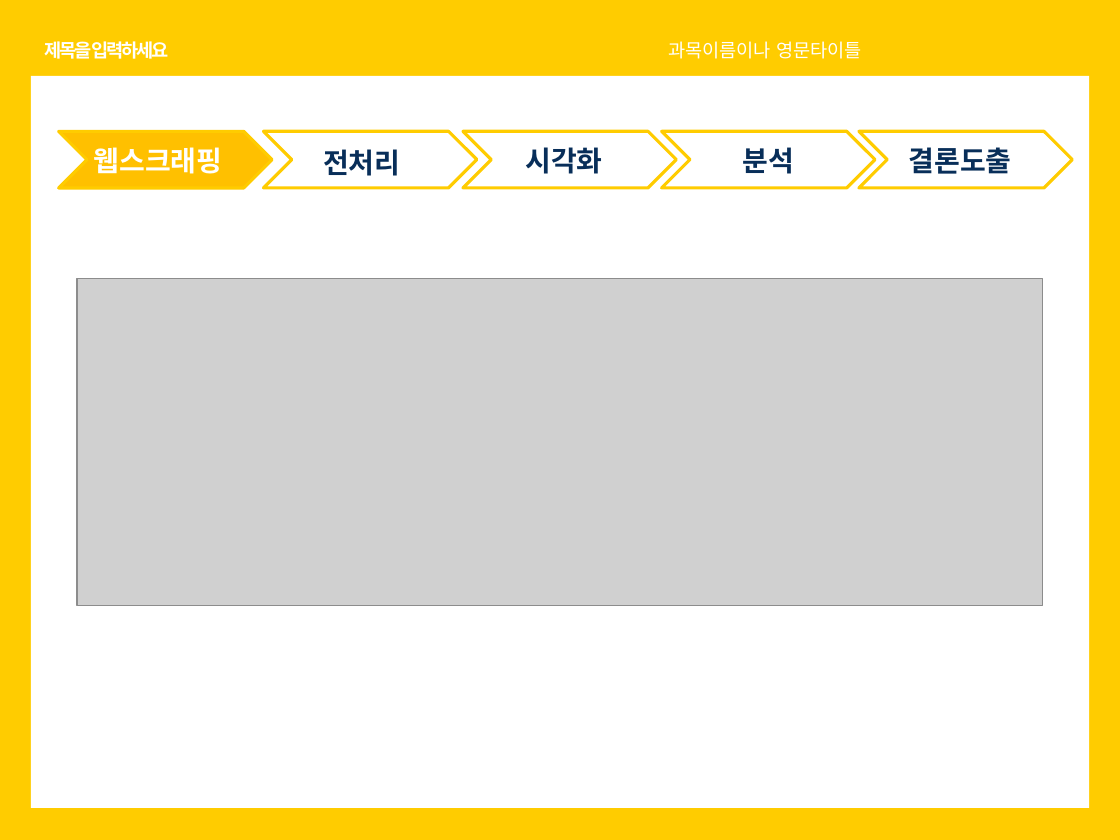
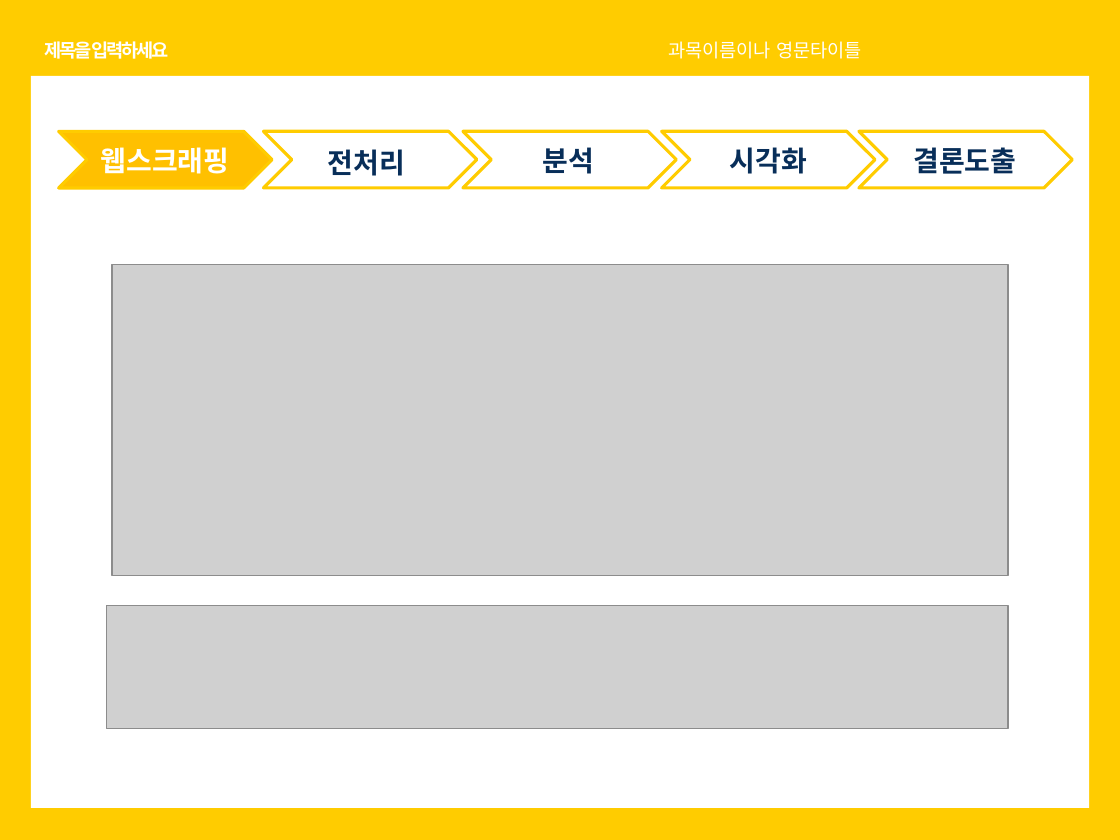
Before and after one commit to soothingni/PROJECT1, a slide deck: slide 15 of 치즈.pptx. Drawn at 1120x840 pixels with LibreOffice and Linux fonts; fonts in the diff are those of the drawing; grey boxes stand for pictures. Boxes give left, top, right and bottom in pixels: in the first picture for what was removed or moved away, otherwise in the second. Text is boxed around its words. In the diff, an @@ line names an element or a change of style, - is before the commit and + after.

Commit message:
분석 전까지

```diff
--- a/치즈.pptx
+++ b/치즈.pptx
@@ text "분석": place and size @@
-text "분석" at <box>743,147,795,174</box>
+text "분석" at <box>543,147,595,174</box>
@@ alignment left to centre in 4 elements at <box>101,147,230,174</box>, <box>913,147,1016,174</box>, <box>328,149,405,176</box>, <box>730,147,807,174</box> @@
@@ text "시각화": place and size @@
-text "시각화" at <box>525,147,602,174</box>
+text "시각화" at <box>730,147,807,174</box>
@@ picture: place and size @@
-picture at <box>77,279,1043,606</box>
+picture at <box>112,264,1008,575</box>
@@ picture added at <box>106,605,1008,728</box> @@
```
Also in this commit, not shown: 21 other slides changed, 20 slides added.
